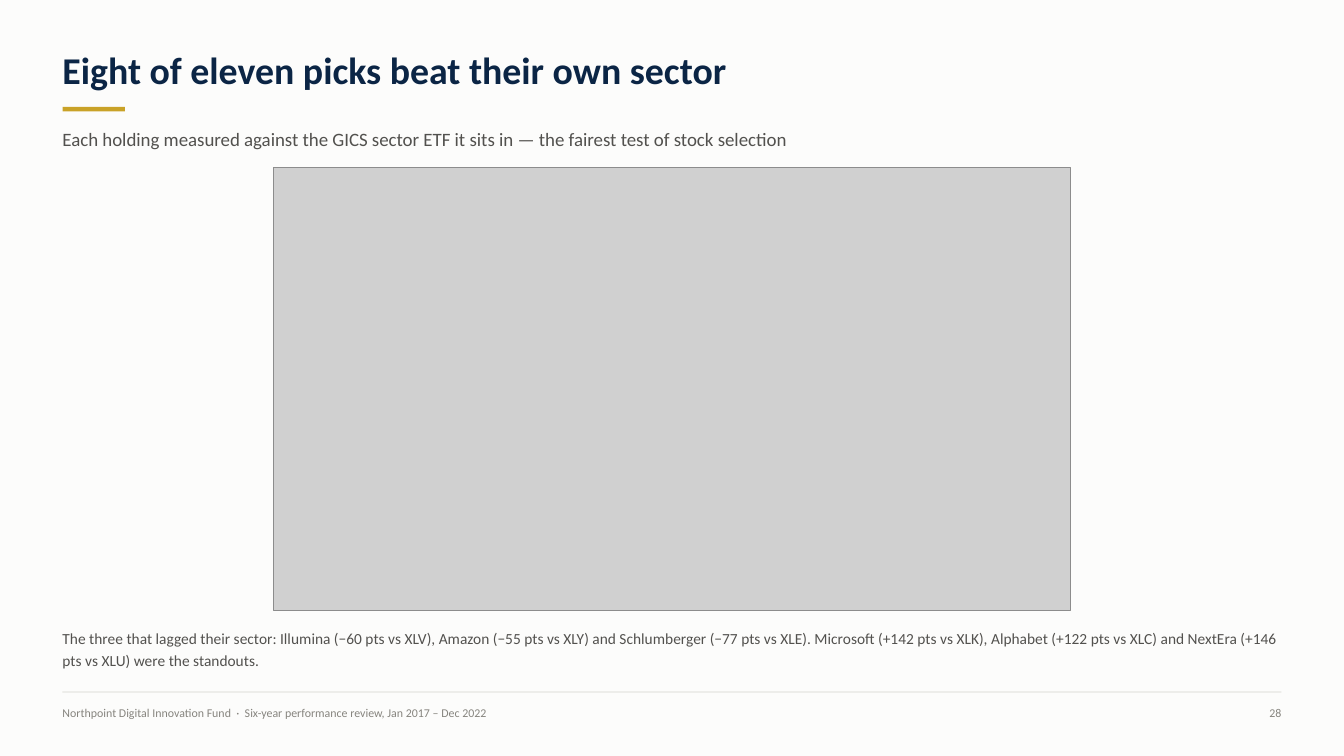
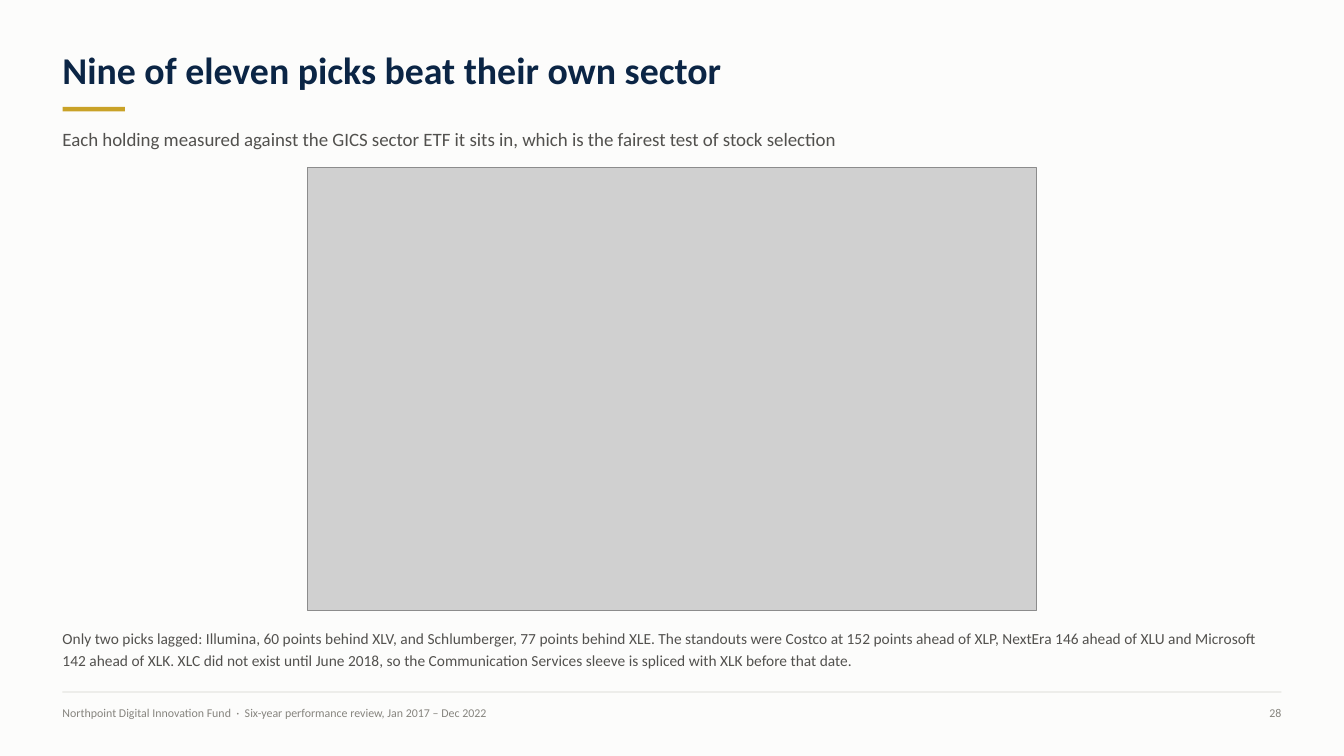
Before and after one commit to sleepdiff-web/CLAUDE, a slide deck: slide 28 of finc13303-portfolio-performance/deliverables/FINC13303_Ass2_PortfolioPerformance_14053836_OConnor.pptx. Drawn at 1344x756 pixels with LibreOffice and Linux fonts; fonts in the diff are those of the drawing; grey boxes stand for pictures. Boxes give left, top, right and bottom in pixels: in the first picture for what was removed or moved away, otherwise in the second. Text is boxed around its words. In the diff, an @@ line names an element or a change of style, - is before the commit and + after.

```diff
--- a/finc13303-portfolio-performance/deliverables/FINC13303_Ass2_PortfolioPerformance_14053836_OConnor.pptx
+++ b/finc13303-portfolio-performance/deliverables/FINC13303_Ass2_PortfolioPerformance_14053836_OConnor.pptx
@@ text at [62,57,721,90]: text changed @@
-Eight of eleven picks beat their own sector
+Nine of eleven picks beat their own sector
@@ text at [62,133,836,149]: text changed @@
-Each holding measured against the GICS sector ETF it sits in — the fairest test of stock selection
+Each holding measured against the GICS sector ETF it sits in, which is the fairest test of stock selection
@@ picture: place and size @@
-picture at [273,167,1070,611]
+picture at [308,167,1036,611]
@@ text at [62,633,1255,669]: text changed @@
-The three that lagged their sector: Illumina (−60 pts vs XLV), Amazon (−55 pts vs XLY) and Schlumberger (−77 pts vs XLE). Microsoft (+142 pts vs XLK), Alphabet (+122 pts vs XLC) and NextEra (+146 pts vs XLU) were the standouts.
+Only two picks lagged: Illumina, 60 points behind XLV, and Schlumberger, 77 points behind XLE. The standouts were Costco at 152 points ahead of XLP, NextEra 146 ahead of XLU and Microsoft 142 ahead of XLK. XLC did not exist until June 2018, so the Communication Services sleeve is spliced with XLK before that date.
```
Also in this commit, not shown: 23 other slides changed, 15 other files.
